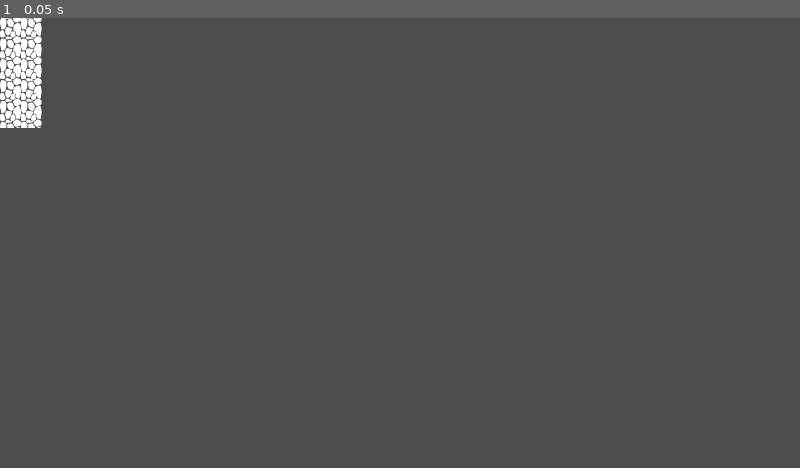
Above: before the commit, frame 1.
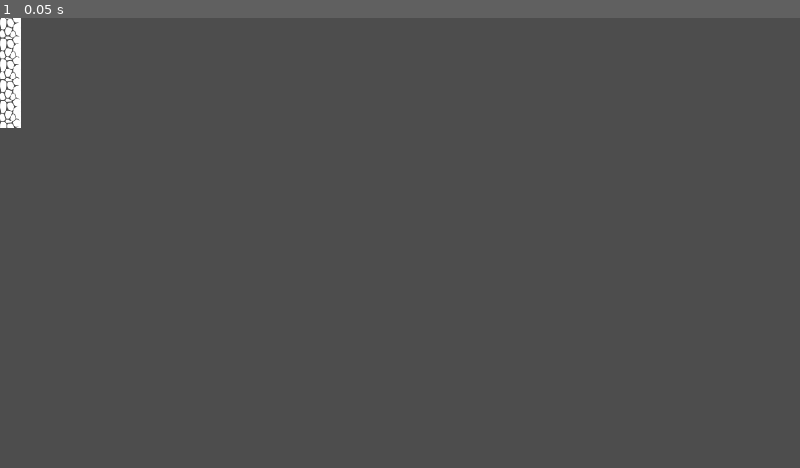
Above: after the commit, the same moment.

Repository: Wyatt5150/Godot-Wild-Jam-72
Game: Godot game, scene res://Terrain/Breakable/Wall/weakWall.tscn
Same seed, same stepped clock (60 frames per second), same inputs: the game is played once before the commit and once after it. The project has no main scene, so this scene is started directly.
Inputs:
- Up to frame 1 (0.05 s): no input

The runs differ from the first frame. In frame 1, 0.6% of the frame differs, in the area x 2-6%, y 0-25%.

Commit message:
added one way breakable walls

Diff:
--- a/src/Terrain/Breakable/Floor/WeakFloor.gd
+++ b/src/Terrain/Breakable/Floor/WeakFloor.gd
@@ -38,7 +38,7 @@
 	$PlayerDetector.position.x = size.x/2
 
 	self_modulate.a = 0
-	clip_children=0
+	set_clip_children_mode(CLIP_CHILDREN_DISABLED)
 	pass # Replace with function body.
 
 func _process(delta):
@@ -98,12 +98,12 @@
 		respawn()
 	pass # Replace with function body.
 
-func _on_area_2d_body_exited(body):
+func _on_area_2d_body_exited(_body):
 	if timer.is_stopped():
 		respawn()
 	pass # Replace with function body.
 
 
-func _on_player_detector_body_exited(body):
+func _on_player_detector_body_exited(_body):
 	player = null
 	pass # Replace with function body.
--- a/src/Terrain/Breakable/Wall/weakWall.gd
+++ b/src/Terrain/Breakable/Wall/weakWall.gd
@@ -1,11 +1,16 @@
 extends ColorRect
 
 @export var wallStrength: int
+@export var oneWay: bool
 var player
 var hitboxActive : bool
+var destroyed :bool
+var dir
 
 # Called when the node enters the scene tree for the first time.
 func _ready():
+	dir = 1
+	destroyed = false
 	player = null
 	hitboxActive = true
 	$Terrain/CollisionShape2D.shape.size = size
@@ -17,18 +22,32 @@
 	$Destroy.position.x = size.x/2
 	$Destroy.position.y = size.y/2
 
+	if oneWay:
+		$PlayerNearby/CollisionShape2D.shape.size.x = 80
+		$PlayerNearby.position.x = -10
+	else:
+		$PlayerNearby/CollisionShape2D.shape.size.x = size.x + 100
+		$PlayerNearby.position.x = size.x/2
 	$PlayerNearby/CollisionShape2D.shape.size.y = size.y + 100
-	$PlayerNearby/CollisionShape2D.shape.size.x = size.x + 100
-	$PlayerNearby.position.x = size.x/2
 	$PlayerNearby.position.y = size.y/2
 
+	if !oneWay:
+		$Polygon2D.texture = load("res://Terrain/Breakable/Wall/weakWall.png")
+		$Polygon2D.polygon[1].x = size.x
+		$Polygon2D.polygon[2].x = size.x
 	$Polygon2D.polygon[2].y = size.y
 	$Polygon2D.polygon[3].y = size.y
 
-	self_modulate.a = 0
-	clip_children=0
+	if oneWay:
+		color = Color.WHITE
+		position.x+=50
+		size.x -= 50
+		for child in get_children():
+			child.position.x-=50
+	else:
+		self_modulate.a = 0
+	set_clip_children_mode(CLIP_CHILDREN_DISABLED)
 	pass # Replace with function body.
-
 
 # Called every frame. 'delta' is the elapsed time since the previous frame.
 func _process(delta):
@@ -38,15 +57,21 @@
 			$Terrain/CollisionShape2D.set_deferred("disabled", !hitboxActive)
 			$Destroy/CollisionShape2D.set_deferred("disabled", hitboxActive)
 		pass
+	if destroyed:
+		modulate.a -= 10*delta
+		if modulate.a <= 0:
+			queue_free()
+		position.x += dir*200*delta
 	pass
 
 func destroy():
-	$Terrain.set_collision_mask_value(2,false)
+	if player.position.x>position.x:
+		dir =-1
+	destroyed = true
+	player = null
 	$Terrain/CollisionShape2D.set_deferred("disabled", true)
 	$PlayerNearby/CollisionShape2D.set_deferred("disabled", true)
-	$Polygon2D.modulate.a = 0
-
-	# animation
+	$Destroy/CollisionShape2D.set_deferred("disabled", true)
 	pass
 
 func _on_destroy_body_entered(body):
@@ -59,5 +84,8 @@
 	player = body
 
 
-func _on_player_nearby_body_exited(body):
+func _on_player_nearby_body_exited(_body):
+	if destroyed:
+		return
+	$Terrain/CollisionShape2D.set_deferred("disabled", false)
 	player = null
--- a/src/Terrain/Breakable/Wall/weakWall.tscn
+++ b/src/Terrain/Breakable/Wall/weakWall.tscn
@@ -1,7 +1,7 @@
 [gd_scene load_steps=6 format=3 uid="uid://d2uln2c8j6bcv"]
 
-[ext_resource type="Texture2D" uid="uid://cg07hmoamycvw" path="res://Terrain/Breakable/Wall/weakWall.png" id="1_ddqu3"]
 [ext_resource type="Script" path="res://Terrain/Breakable/Wall/weakWall.gd" id="1_klvck"]
+[ext_resource type="Texture2D" uid="uid://ov4of0yersae" path="res://Terrain/Breakable/Wall/weakWallOneWay.png" id="2_h2x7e"]
 
 [sub_resource type="RectangleShape2D" id="RectangleShape2D_r5k4u"]
 size = Vector2(50, 50)
@@ -18,11 +18,12 @@
 color = Color(0, 0, 0, 1)
 script = ExtResource("1_klvck")
 wallStrength = -1
+oneWay = true
 
 [node name="Polygon2D" type="Polygon2D" parent="."]
 texture_repeat = 2
-texture = ExtResource("1_ddqu3")
-polygon = PackedVector2Array(0, 0, 100, 0, 100, 2000, 0, 2000)
+texture = ExtResource("2_h2x7e")
+polygon = PackedVector2Array(0, 0, 50, 0, 50, 2000, 0, 2000)
 
 [node name="Terrain" type="StaticBody2D" parent="."]
 collision_layer = 2
Binary file added: src/Terrain/Breakable/Wall/weakWallOneWay.png
Not shown, added: src/Terrain/Breakable/Wall/weakWallOneWay.png.import
